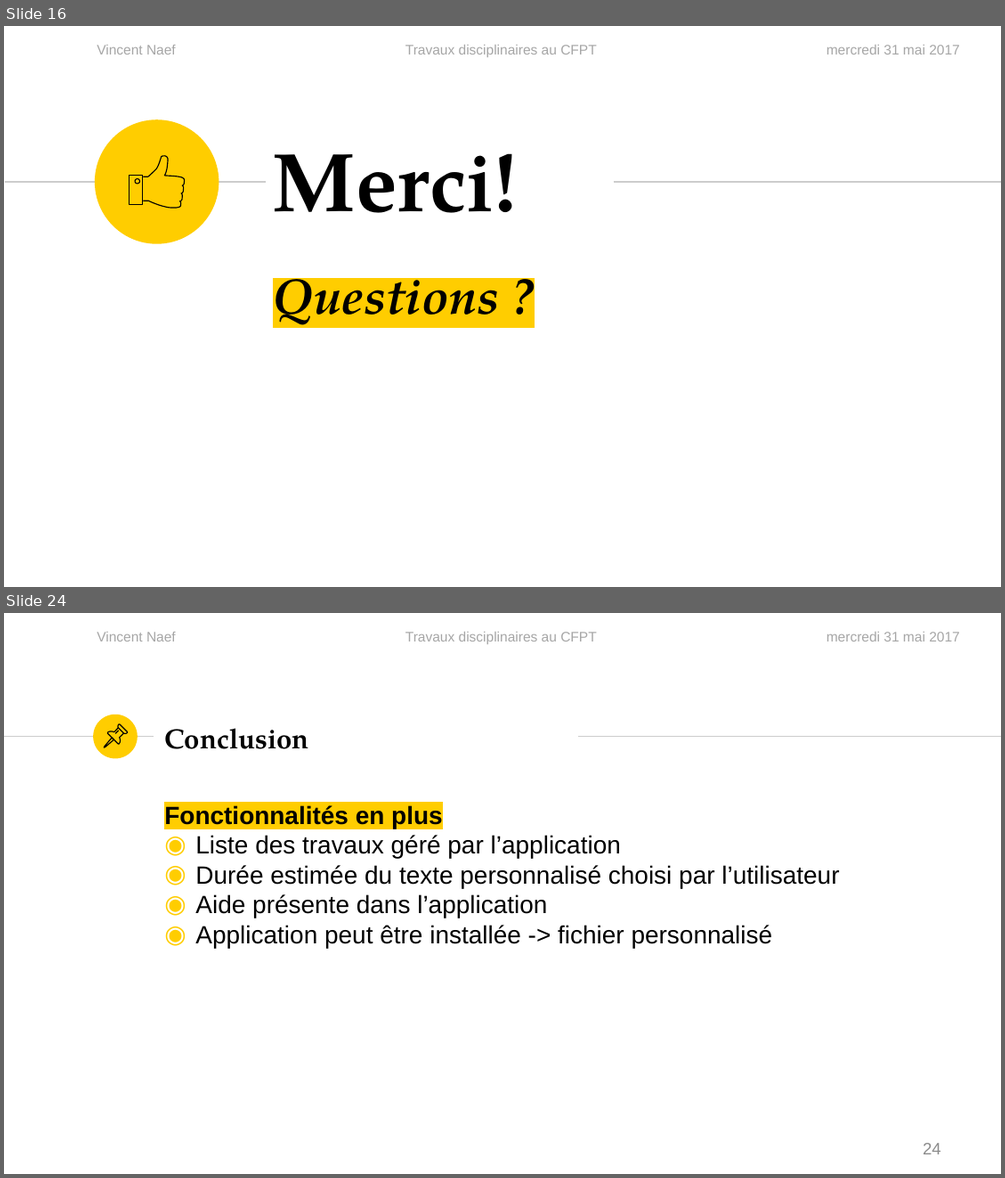
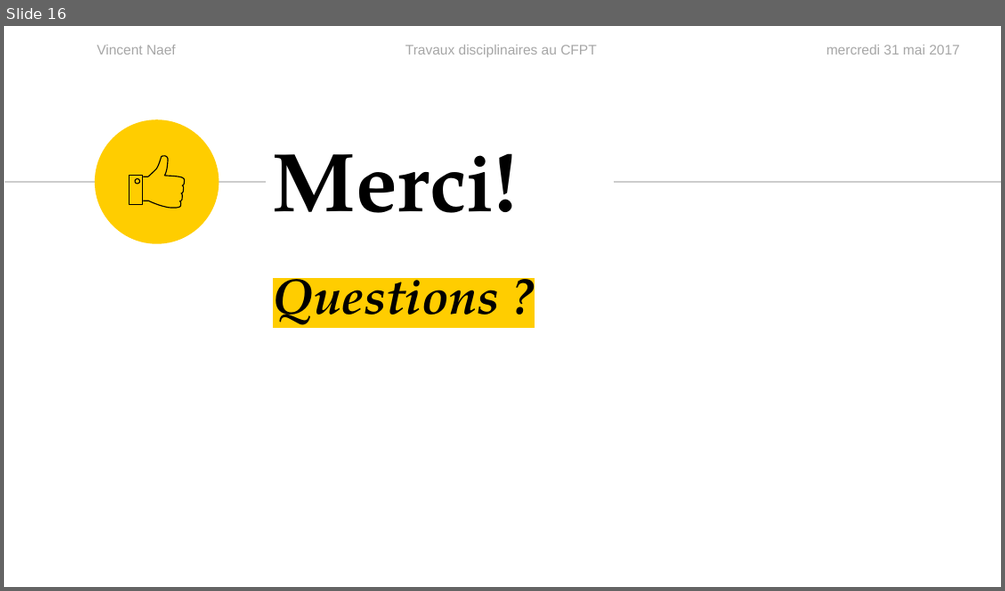
Before and after one commit to vinelo/TPI, a slide deck: Présentation/PresentationTPI.pptx. Shown one above the other, each under a label of ours: slides 16 and 24 before the commit, slide 16 after it; the slides between them are not shown. The pictures are 1005x1178 and 1005x591 pixels, drawn with LibreOffice and Linux fonts; fonts in the diff are those of the drawing. Boxes give left, top, right and bottom in pixels: in the first picture for what was removed or moved away, otherwise in the second. Text is boxed around its words. In the diff, an @@ line names an element or a change of style, - is before the commit and + after.

```diff
--- a/Présentation/PresentationTPI.pptx
+++ b/Présentation/PresentationTPI.pptx
@@ slide 24 removed at bbox=[4, 613, 1001, 1174], background #FFFFFF; not listed: 3 template elements that a slide beside it also shows @@
@@ ellipse removed at bbox=[93, 714, 137, 759] @@
@@ line removed from (4, 737) to (154, 737) @@
@@ group removed at bbox=[104, 724, 127, 747]: 4 freeform shapes @@
@@ title removed at bbox=[164, 728, 309, 749] @@
-Conclusion
@@ line removed from (578, 737) to (1001, 737) @@
@@ text removed at bbox=[164, 805, 839, 948] @@
-Fonctionnalités en plus
-◉ Liste des travaux géré par l’application
-◉ Durée estimée du texte personnalisé choisi par l’utilisateur
-◉ Aide présente dans l’application
-◉ Application peut être installée -> fichier personnalisé
@@ page number removed at bbox=[922, 1143, 941, 1154] @@
-24
```
Also in this commit, not shown: 1 slide changed, 43 other slides removed, 1 other file.
